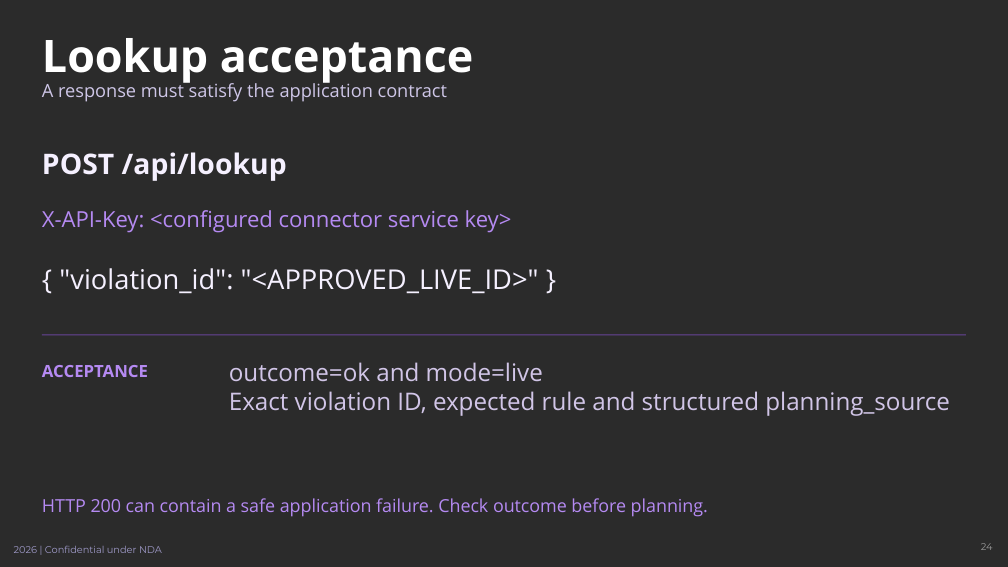
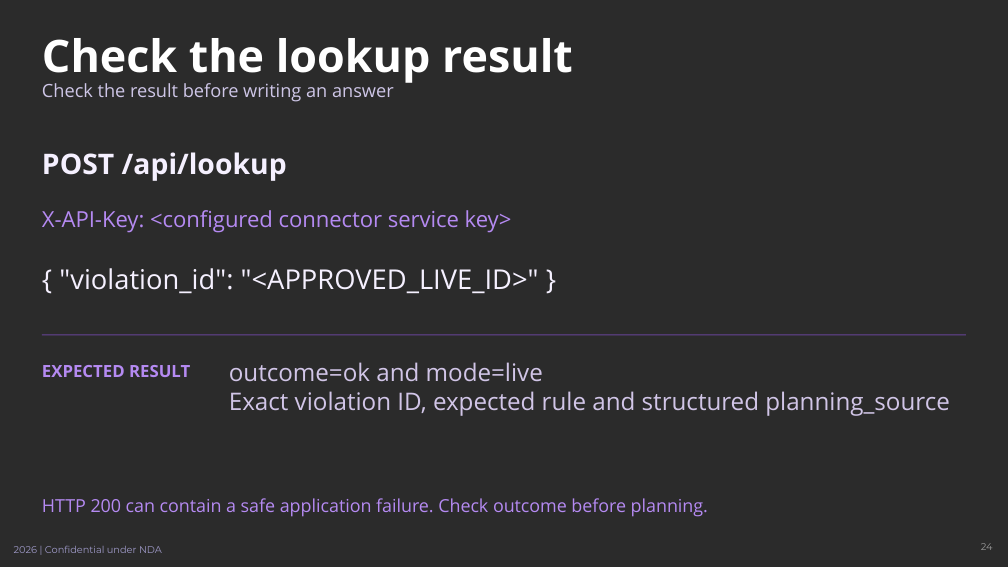
Before and after one commit to johnt-zenity/zenity-remediation-assistant, a slide deck: slide 24 of docs/training/zenity-teams-training.pptx. Drawn at 1008x567 pixels with LibreOffice and Linux fonts; fonts in the diff are those of the drawing; background and template pictures are left out; a plain dark background stands for a picture behind light text. Boxes give left, top, right and bottom in pixels: in the first picture for what was removed or moved away, otherwise in the second. Text is boxed around its words. In the diff, an @@ line names an element or a change of style, - is before the commit and + after.

Commit message:
Clarify training instructions and setup checks (#1)

```diff
--- a/docs/training/zenity-teams-training.pptx
+++ b/docs/training/zenity-teams-training.pptx
@@ title at <box>42,38,573,84</box>: text changed @@
-Lookup acceptance
+Check the lookup result
@@ text at <box>42,83,394,102</box>: text changed @@
-A response must satisfy the application contract
+Check the result before writing an answer
@@ text at <box>42,365,190,377</box>: text changed @@
-ACCEPTANCE
+EXPECTED RESULT
```
Also in this commit, not shown: 31 other slides changed, 6 other files.
